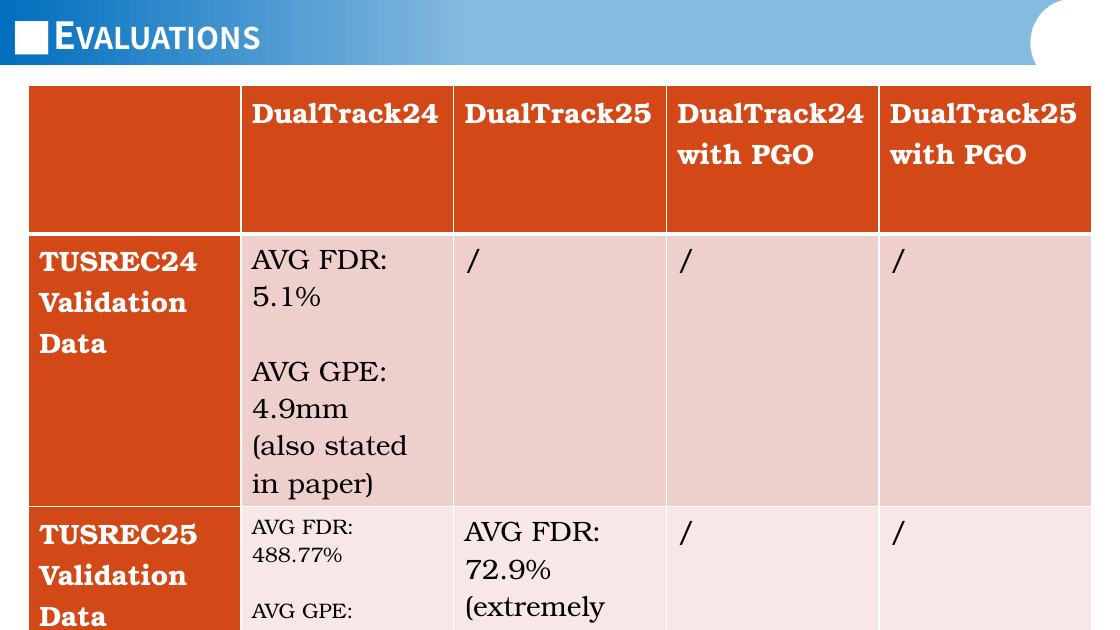
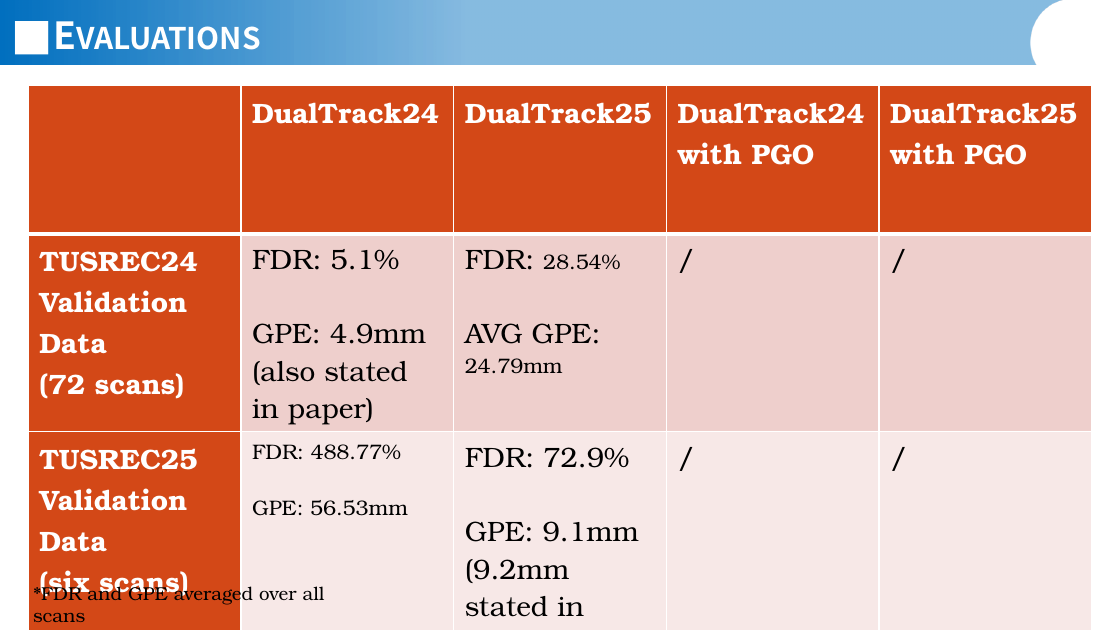
Before and after one commit to JannisIwate/DualTrack, a slide deck: slide 5 of documents/presentations/Jannis_Meyer_Presentation_01_06_2026.pptx. Drawn at 1120x630 pixels with LibreOffice and Linux fonts; fonts in the diff are those of the drawing; background and template pictures are left out. Boxes give left, top, right and bottom in pixels: in the first picture for what was removed or moved away, otherwise in the second. Text is boxed around its words. In the diff, an @@ line names an element or a change of style, - is before the commit and + after.

Commit message:
try DT25 on 24 data, refine overwrite_log_dir flag, add final_score metric

```diff
--- a/documents/presentations/Jannis_Meyer_Presentation_01_06_2026.pptx
+++ b/documents/presentations/Jannis_Meyer_Presentation_01_06_2026.pptx
@@ table at bbox=[28, 86, 1092, 621] @@
-row 2: TUSREC24 Validation Data | AVG FDR: 5.1% / AVG GPE: 4.9mm / (also stated in paper) | / | / | /
+row 2: TUSREC24 Validation Data / (72 scans) | FDR: 5.1% / GPE: 4.9mm / (also stated in paper) | FDR: 28.54% / AVG GPE: 24.79mm | / | /
-row 3: TUSREC25 Validation Data | AVG FDR: / 488.77% / AVG GPE: / 56.53mm | AVG FDR: 72.9% / (extremely bad!) / AVG GPE: 9.1mm / (9.2mm stated in paper) | / | /
+row 3: TUSREC25 Validation Data / (six scans) | FDR: 488.77% / GPE: 56.53mm | FDR: 72.9% / GPE: 9.1mm / (9.2mm stated in paper) | / | /
@@ text added at bbox=[33, 444, 325, 622], 12 pt, text #000000 @@
+*FDR and GPE averaged over all scans
```
Also in this commit, not shown: 2 other slides changed, 7 other files.
